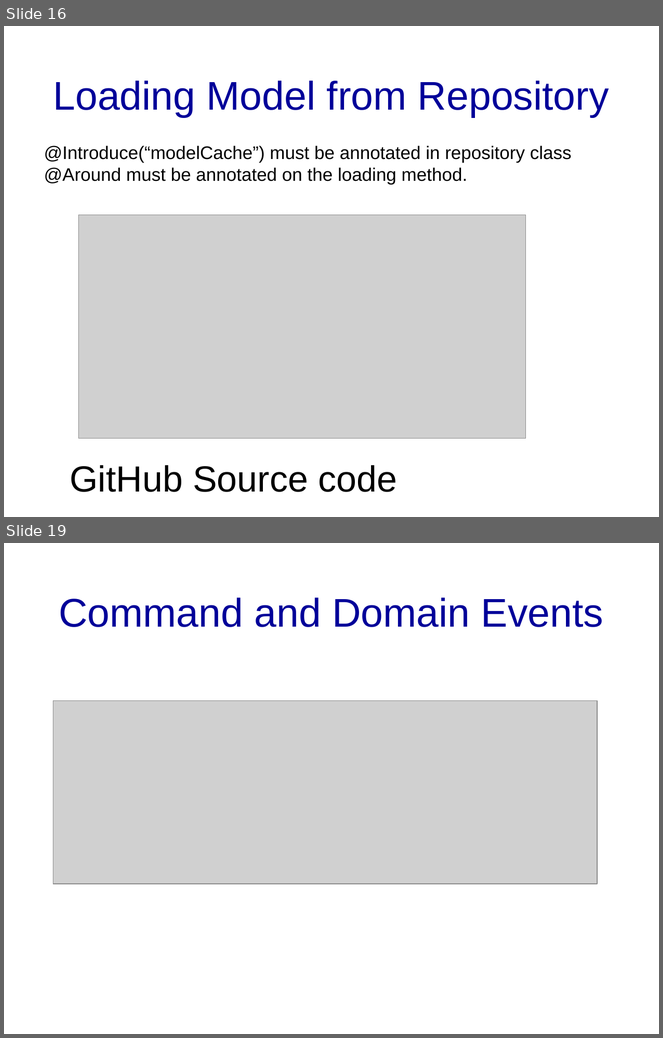
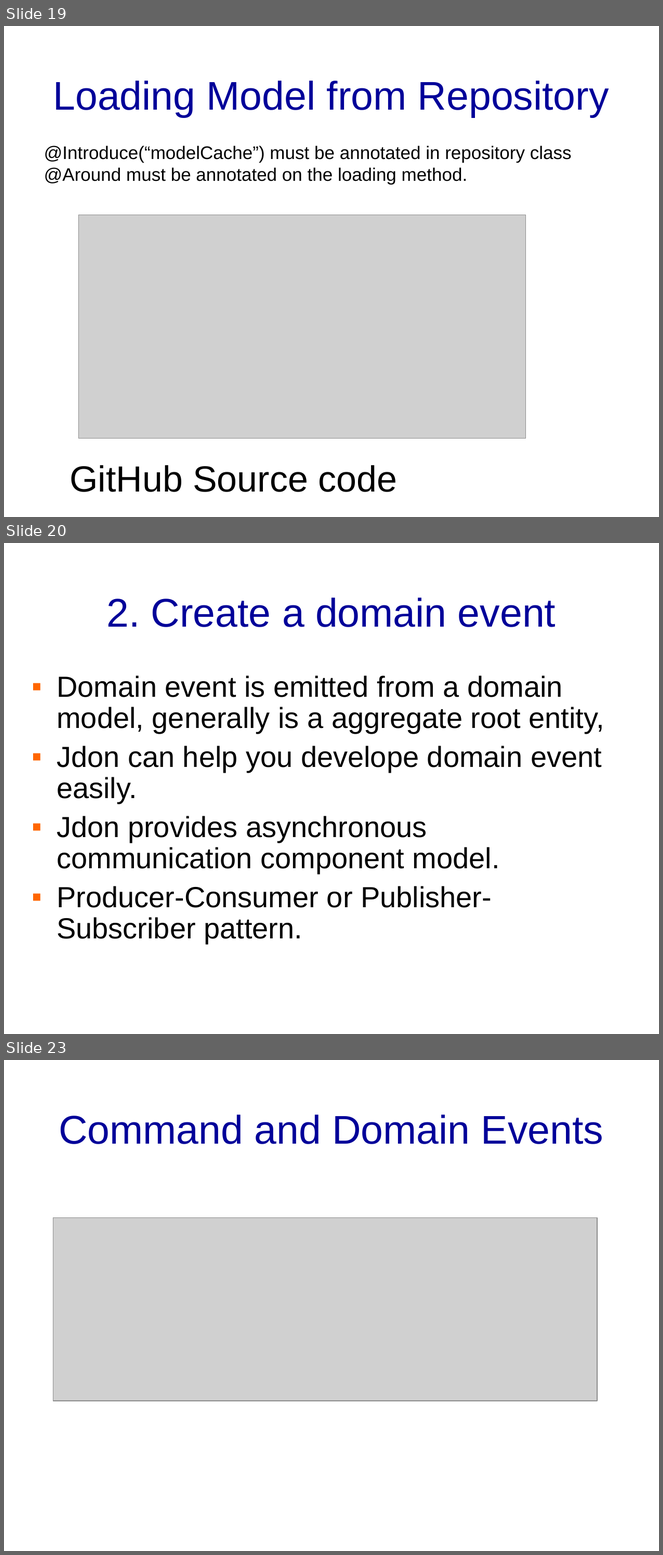
Before and after one commit to banq/jdonframework, a slide deck: doc/english/JdonFramework.ppt. Shown one above the other, each under a label of ours: slides 16 and 19 before the commit, slides 19, 20 and 23 after it; the slides between them are not shown. The pictures are 663x1038 and 663x1555 pixels, drawn with LibreOffice and Linux fonts; fonts in the diff are those of the drawing; grey boxes stand for pictures; background and template pictures are left out. Boxes give left, top, right and bottom in pixels: in the first picture for what was removed or moved away, otherwise in the second. Text is boxed around its words. In the diff, an @@ line names an element or a change of style, - is before the commit and + after.

```diff
--- a/doc/english/JdonFramework.ppt
+++ b/doc/english/JdonFramework.ppt
@@ slide 20 added at (x1=4, y1=543, x2=659, y2=1034), background picture (left out) @@
@@ title added at (x1=106, y1=598, x2=556, y2=627), 44 pt, text #000099 @@
+2. Create a domain event
@@ text added at (x1=57, y1=676, x2=605, y2=944), 32 pt, text #000000 @@
+▪ Domain event is emitted from a domain model, generally is a aggregate root entity,
+▪ Jdon can help you develope domain event easily.
+▪ Jdon provides asynchronous communication component model.
+▪ Producer-Consumer or Publisher-Subscriber pattern.
@@ what was slide 16 is now slide 19 @@
@@ what was slide 19 is now slide 23 @@
```
Also in this commit, not shown: 6 slides changed, 4 other slides added, 1 slide removed, 1 other file.
